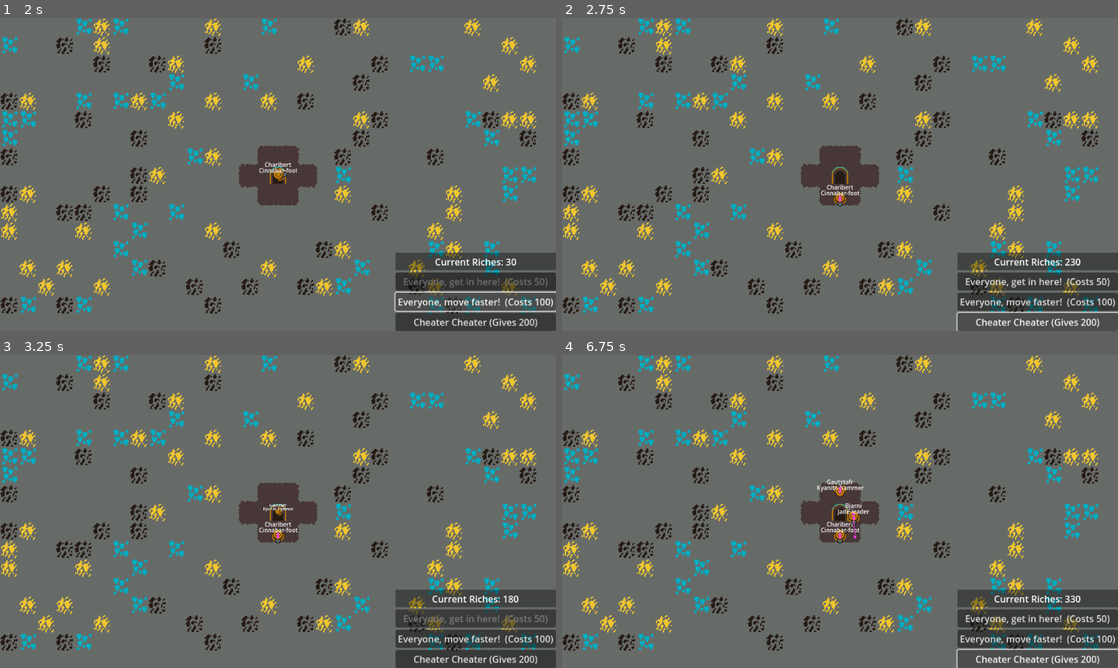
Above: before the commit, frames 1-4 (two rows, left to right).
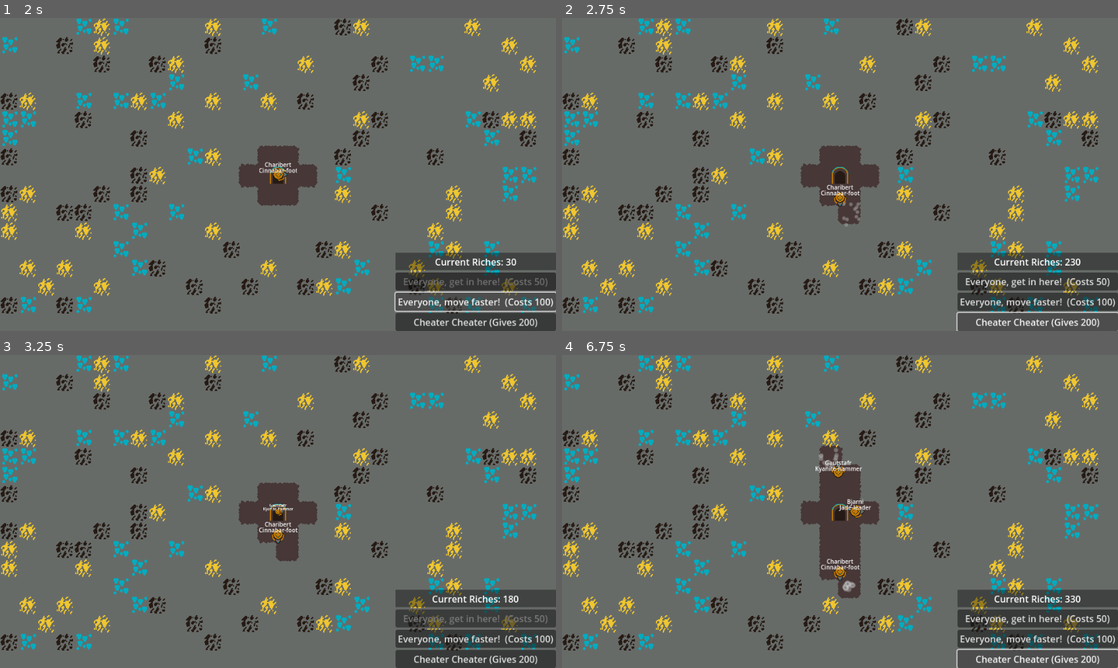
Above: after the commit, the same moments.

Repository: where-fore/dwarves
Game: Godot game, scene res://loose/main_game.tscn
Same seed, same stepped clock (60 frames per second), same inputs: the game is played once before the commit and once after it.
Inputs:
- Up to frame 1 (2 s): click "Everyone, get in here! (Costs…" at 0.5 s; click "Everyone, move faster! (Costs…" at 1.25 s
- Up to frame 2 (2.75 s): click "Cheater Cheater (Gives 200)" at 2 s
- Up to frame 3 (3.25 s): click "Everyone, get in here! (Costs…" at 2.75 s
- Up to frame 4 (6.75 s): click "Everyone, move faster! (Costs…" at 3.5 s; click "Cheater Cheater (Gives 200)" at 4.25 s; click "Everyone, get in here! (Costs…" at 5 s; click "Everyone, move faster! (Costs…" at 5.75 s; click "Cheater Cheater (Gives 200)" at 6.5 s

Frame 1 is identical in both runs. In frame 2, 0.2% of the frame differs, in the area x 46-54%, y 56-67%; in frame 3, 0.2%; in frame 4, 2.2%, in the area x 45-56%, y 28-78%.

Commit message:
manual pathing
instead of navigation agent, since i'm not maneuvering around collision

Diff:
--- a/project/loose/dwarf.gd
+++ b/project/loose/dwarf.gd
@@ -88,15 +88,32 @@
 
 	if not current_movement_goal: set_movement_goal()
 	if current_movement_goal.distance_to(global_position) <= 50: set_movement_goal()
-	navigation_agent_2d.target_position = current_movement_goal
-	var next_path_position:Vector2 = navigation_agent_2d.get_next_path_position()
-	var new_velocity:Vector2 = global_position.direction_to(next_path_position)
+	#navigation_agent_2d.target_position = current_movement_goal
+	#var next_path_position:Vector2 = navigation_agent_2d.get_next_path_position()
+	var new_velocity:Vector2 = get_direction_towards(current_movement_goal)
 
 	velocity = new_velocity * speed
 	if velocity.length() > 0:
 		rotation = velocity.angle()
 		name_label_positioner.global_rotation = 0
 	move_and_slide()
+
+func get_direction_towards(target_position:Vector2) -> Vector2:
+	var tolerance_bound:float = 2
+	var potential_velocities:Array[Vector2]
+	var x_difference:float = target_position.x - global_position.x
+	var y_difference:float = target_position.y - global_position.y
+
+	if x_difference > tolerance_bound:
+		potential_velocities.append(Vector2.RIGHT)
+	elif x_difference < -1*tolerance_bound:
+		potential_velocities.append(Vector2.LEFT)
+	elif y_difference > tolerance_bound:
+		potential_velocities.append(Vector2.DOWN)
+	elif y_difference < -1*tolerance_bound:
+		potential_velocities.append(Vector2.UP)
+
+	return potential_velocities.pick_random()
 
 func set_movement_goal() -> void:
 	var direction_vertical:float = [-1, -0.5, 0, 0.5, 1].pick_random()
--- a/project/loose/dwarf.tscn
+++ b/project/loose/dwarf.tscn
@@ -51,15 +51,15 @@
 
 [node name="MiningHighLeft" type="RayCast2D" parent="."]
 position = Vector2(-5, 0)
-target_position = Vector2(20, -14)
+target_position = Vector2(26, -10)
 
 [node name="MiningLowRight" type="RayCast2D" parent="."]
 position = Vector2(-5, 0)
-target_position = Vector2(20, 14)
+target_position = Vector2(26, 10)
 
 [node name="MiningCentral" type="RayCast2D" parent="."]
 position = Vector2(-5, 0)
-target_position = Vector2(26, 0)
+target_position = Vector2(30, 0)
 
 [node name="LabelPosition" type="Node2D" parent="."]
 
